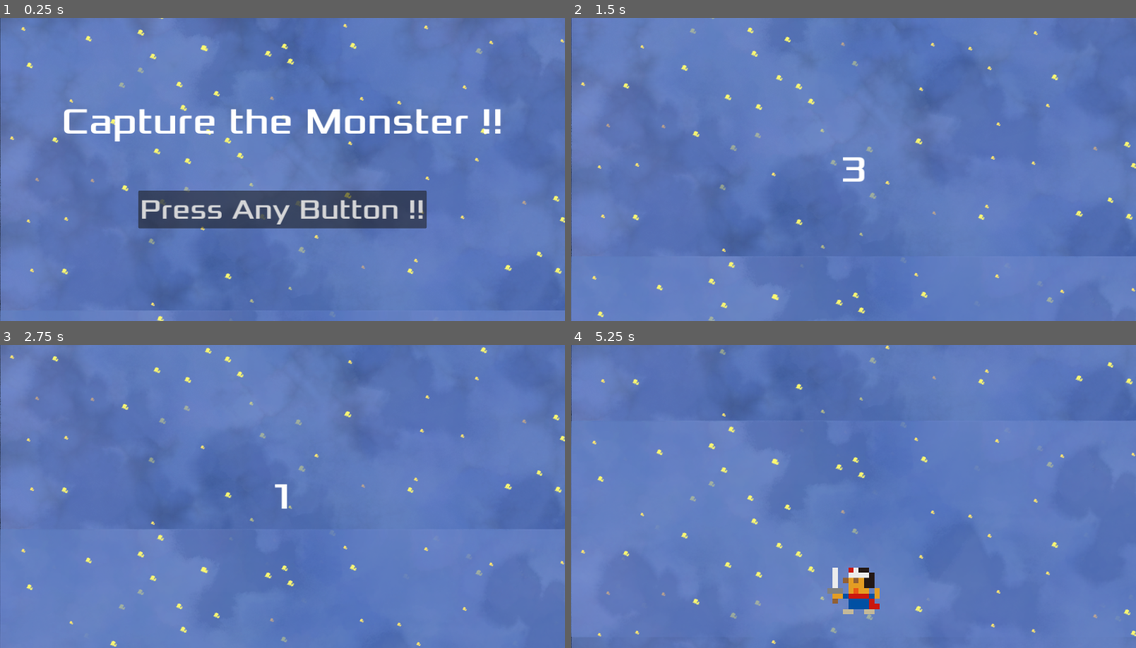
Above: before the commit, frames 1-4 (two rows, left to right).
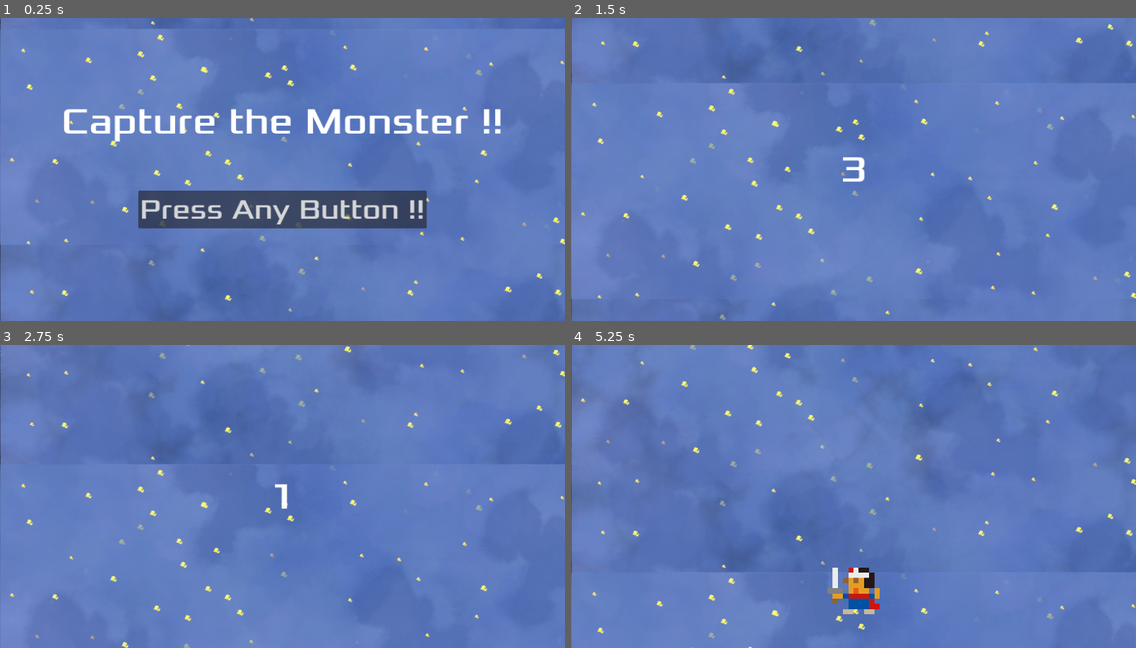
Above: after the commit, the same moments.

Repository: okuda2107/keyboard-twister
Game: Godot game, scene res://Main.tscn
Two runs of this game, one before a commit and one after it. Both use one fixed random seed, a clock stepped at 60 frames per second and the inputs below.
Inputs:
- Up to frame 1 (0.25 s): no input
- Up to frame 2 (1.5 s): tap Enter at 0.5 s; hold D 0.53-1.28 s; tap B at 0.6 s; hold S from 1.28 s (still down); tap C at 1.35 s
- Up to frame 3 (2.75 s): release S at 2.03 s; hold D from 2.03 s (still down); tap E at 2.1 s
- Up to frame 4 (5.25 s): release D at 2.78 s; hold W 2.78-3.53 s; tap F at 2.85 s; hold A 3.53-5.03 s; tap G at 3.6 s; tap Escape (ui_cancel) at 4.15 s; tap H at 4.35 s; hold S from 5.03 s (still down); tap I at 5.1 s

The runs differ from the first frame. In frame 1, 2.8% of the frame differs, in the area x 0-100%, y 0-100%; in frame 2, 6.5%; in frame 3, 4.9%; in frame 4, 6.5%.

Commit message:
implement to change scene loop

Diff:
--- a/Main.tscn
+++ b/Main.tscn
@@ -1,17 +1,9 @@
-[gd_scene load_steps=5 format=3 uid="uid://bhpxtoe2y6fci"]
+[gd_scene load_steps=3 format=3 uid="uid://bhpxtoe2y6fci"]
 
 [ext_resource type="Script" path="res://main.gd" id="1_k3xhr"]
-[ext_resource type="PackedScene" uid="uid://bvcdface3q068" path="res://Scene/Title.tscn" id="2_5wykv"]
 [ext_resource type="PackedScene" uid="uid://dkn6f02e5a34r" path="res://Object/Background.tscn" id="2_u4kcn"]
-[ext_resource type="PackedScene" uid="uid://c44j1n3ff6eye" path="res://Scene/Game.tscn" id="4_ssk2c"]
 
 [node name="Main" type="Node2D"]
 script = ExtResource("1_k3xhr")
 
-[node name="Title" parent="." instance=ExtResource("2_5wykv")]
-
 [node name="Background" parent="." instance=ExtResource("2_u4kcn")]
-
-[node name="Game" parent="." instance=ExtResource("4_ssk2c")]
-
-[connection signal="next_scene" from="Title" to="." method="game_start"]
--- a/Object/background.gd
+++ b/Object/background.gd
@@ -4,4 +4,4 @@
 
 # Called every frame. 'delta' is the elapsed time since the previous frame.
 func _process(delta: float) -> void:
-	scroll_offset += delta * Vector2(0, -speed)
+	scroll_offset += delta * Vector2(0, speed)
--- a/Scene/game.gd
+++ b/Scene/game.gd
@@ -1,6 +1,6 @@
 extends Node2D
 
-var prev_scene = "res://Scene/Title.tscn"
+signal prev_scene
 
 var rng = RandomNumberGenerator.new()
 signal set_key(Key)
@@ -16,7 +16,7 @@
 func _input(event: InputEvent) -> void:
 	if event is InputEvent:
 		if event.is_action_pressed("ui_cancel"):
-			get_tree().change_scene_to_file(prev_scene)
+			prev_scene.emit()
 
 func _on_set_key_timer_timeout() -> void:
 	rng.randomize()
--- a/main.gd
+++ b/main.gd
@@ -1,15 +1,20 @@
 extends Node2D
 
-@onready var title = $Title
-@onready var game = $Game
+@onready var title = preload("res://Scene/Title.tscn")
+@onready var game = preload("res://Scene/Game.tscn")
+var cur_scene = null
 
 func _ready() -> void:
 	show_title()
 
 func show_title() -> void:
-	remove_child(game)
-	add_child(title)
+	remove_child(cur_scene)
+	cur_scene = title.instantiate()
+	cur_scene.connect("next_scene", game_start)
+	add_child(cur_scene)
 
 func game_start() -> void:
-	remove_child(title)
-	add_child(game)
+	remove_child(cur_scene)
+	cur_scene = game.instantiate()
+	cur_scene.connect("prev_scene", show_title)
+	add_child(cur_scene)
